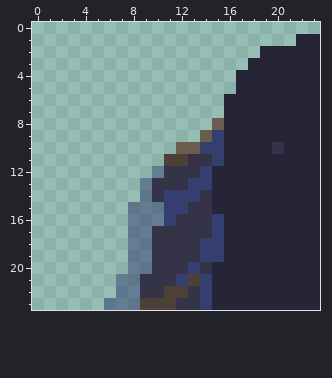
Pixel-art file, stored at assets_src/image/decoration/unit/NWCaveCorner.ase. The first picture shows the starting point.
24x24 pixels, 1 frame.
Once edited:
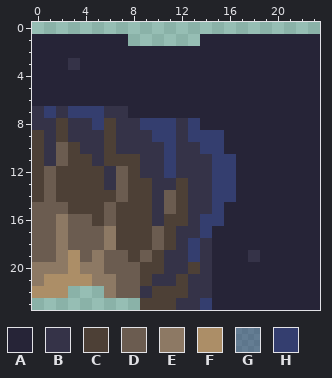
Palette (. is transparent): A #262437  B #353348  C #4d4036  D #6b5c50  E #8d7964  F #ac8e67  G #14165e62  H #343e6f
Difference:
Layer "Flattened":
y 1: x 0..7 ........ -> AAAAAAAA; x 14..21 ........ -> AAAAAAAA
y 2: x 0..18 ................... -> AAAAAAAAAAAAAAAAAAA
y 3: x 0..17 .................. -> AAABAAAAAAAAAAAAAA
y 4..5: x 0..16 ................. -> AAAAAAAAAAAAAAAAA
y 6: x 0..15 ................ -> AAAAAAAAAAAAAAAA
y 7: x 0..15 ................ -> BHBHHHBBAAAAAAAA
y 8: x 0..15 ...............D -> BBCBBHCBBHHHBHAA
y 9: x 0..14 ..............D -> CBCBBBCBBBHHBHH
y 10: x 0..13 ............DD -> CBDCBBCBBBBHBB; x 20 B -> A
y 11: x 0..12 ...........CC -> CBDCCBCCCBBHB; x 16 A -> H
y 12: x 0..11 ..........GB -> CDCCCCBDCBBH; x 14..16 HAA -> BHH
y 13: x 0..9 .........G -> CDCCCCBDCC; x 12..16 BHHAA -> CBBHH
y 14: x 0..9 .........G -> CDCCCCCDCC; x 11..13 HHH -> DCB; x 15..16 AA -> HH
y 15: x 0..12 ........GGGHH -> DDDCCCDCCCBDC; x 15 A -> H
y 16: x 0..12 ........GGGHB -> DDEDDCDCCCBCC; x 14 B -> H
y 17: x 0..11 ........GGBB -> DDEDDDECCCDC; x 14..15 BH -> HA
y 18: x 0..11 ........GGBB -> DDEDDDECCCDC; x 13..15 BHH -> HBA
y 19: x 0..10 ........GGB -> DDEFDEDDCDC; x 13..15 BHH -> HBA; x 18 A -> B
y 20: x 0..10 ........GGB -> EEEFEEDDDCC; x 13 H -> C
y 21: x 0..9 .......GGB -> EFFFFEEDDC; x 12..14 HCH -> CBB
y 22: x 0..2 ... -> FFF; x 6..8 .GG -> EDD; x 10 B -> C; x 14 H -> B
y 23: x 6..8 GGG -> ...
